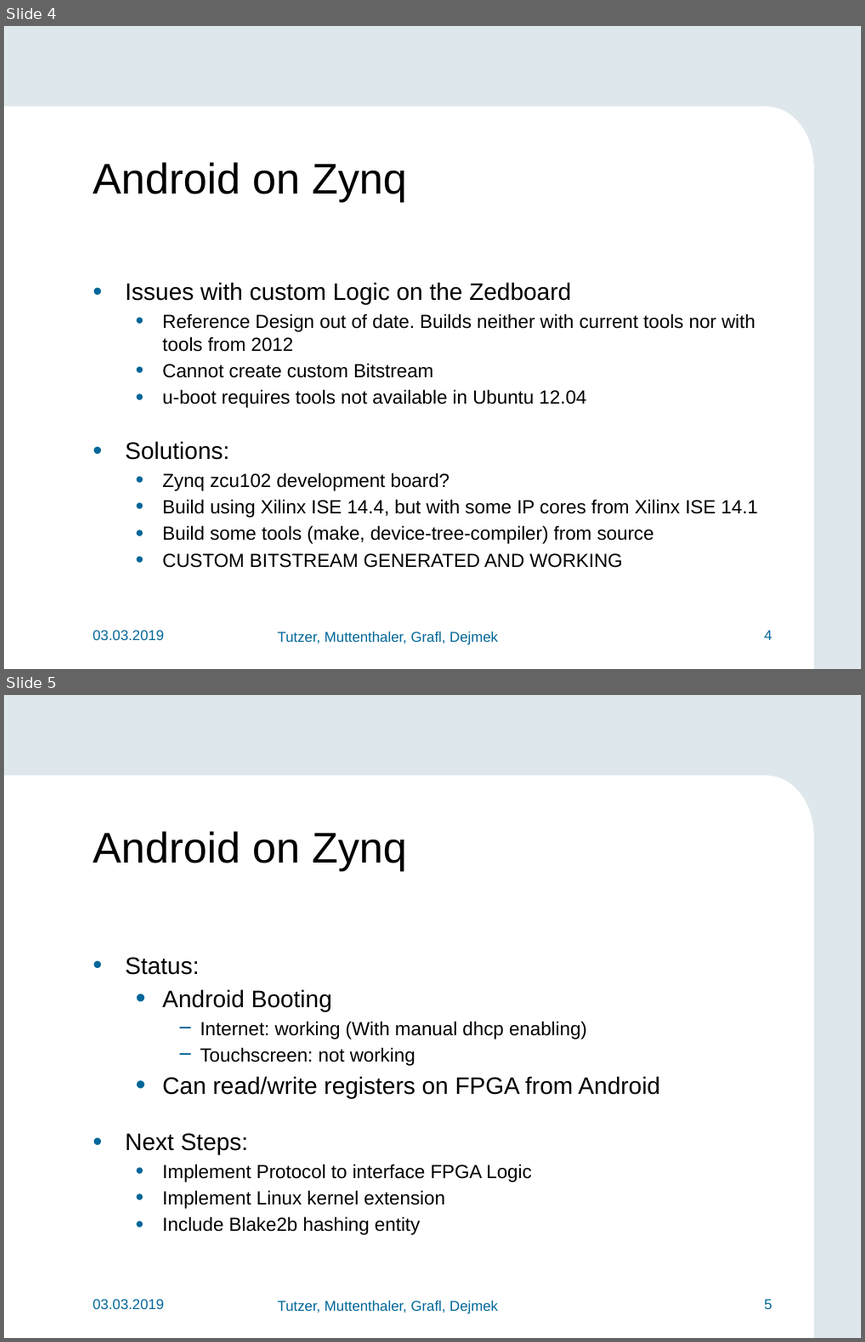
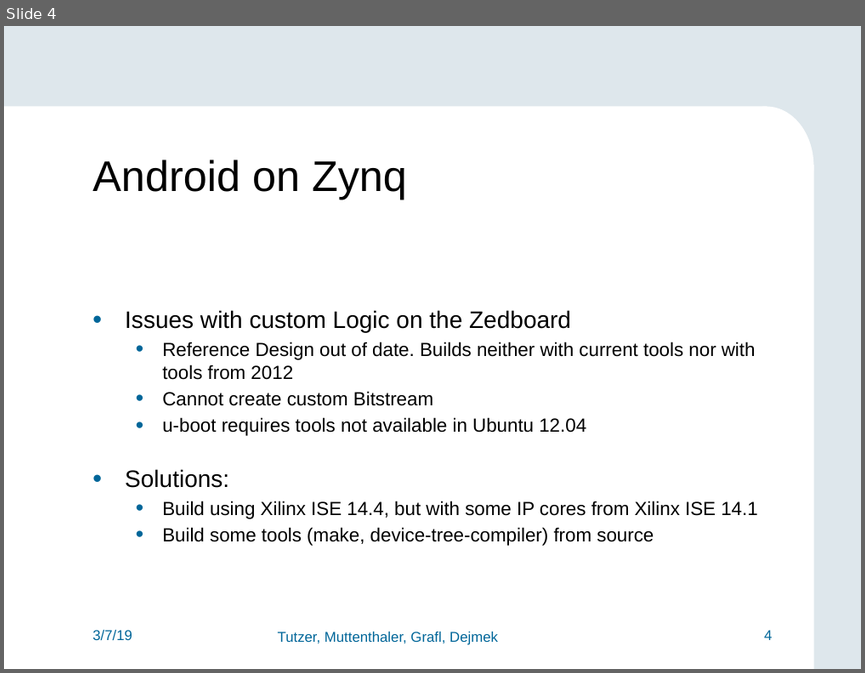
Before and after one commit to FlorianMuttenthaler/SocLabPartialReconfigIot, a slide deck: report/Final_presentation.pptx. Shown one above the other, each under a label of ours: slides 4 and 5 before the commit, slide 4 after it. The pictures are 865x1342 and 865x673 pixels, drawn with LibreOffice and Linux fonts; fonts in the diff are those of the drawing; background and template pictures are left out. Boxes give left, top, right and bottom in pixels: in the first picture for what was removed or moved away, otherwise in the second. Text is boxed around its words. In the diff, an @@ line names an element or a change of style, - is before the commit and + after.

```diff
--- a/report/Final_presentation.pptx
+++ b/report/Final_presentation.pptx
@@ slide 5 removed at (4,695,861,1338), background #DEE7EC; not listed: 6 template elements that a slide beside it also shows @@
@@ title removed at (92,831,407,871) @@
-Android on Zynq
@@ text removed at (125,957,660,1235) @@
-• Status:
-  • Android Booting
-    − Internet: working (With manual dhcp enabling)
-    − Touchscreen: not working
-  • Can read/write registers on FPGA from Android
-• Next Steps:
-  • Implement Protocol to interface FPGA Logic
-  • Implement Linux kernel extension
-  • Include Blake2b hashing entity
@@ slide 4 changed as well @@
@@ text "Android on Zynq" at (92,159,407,199): vertical alignment top to middle @@
@@ text "Issues with custom Logic on ...": place and size @@
-text "Issues with custom Logic on ..." at (125,282,757,567)
+text "Issues with custom Logic on ..." at (125,310,757,545)
@@ text "Issues with custom Logic on ..." at (125,310,757,545): indent changed @@
@@ text at (162,472,450,491): paragraph removed @@
-  • Zynq zcu102 development board?
@@ text at (162,553,622,567): paragraph removed @@
-  • CUSTOM BITSTREAM GENERATED AND WORKING
@@ text at (92,630,132,640): text changed @@
-03.03.2019
+3/7/19
```
Also in this commit, not shown: 17 other slides changed, 1 slide added.
